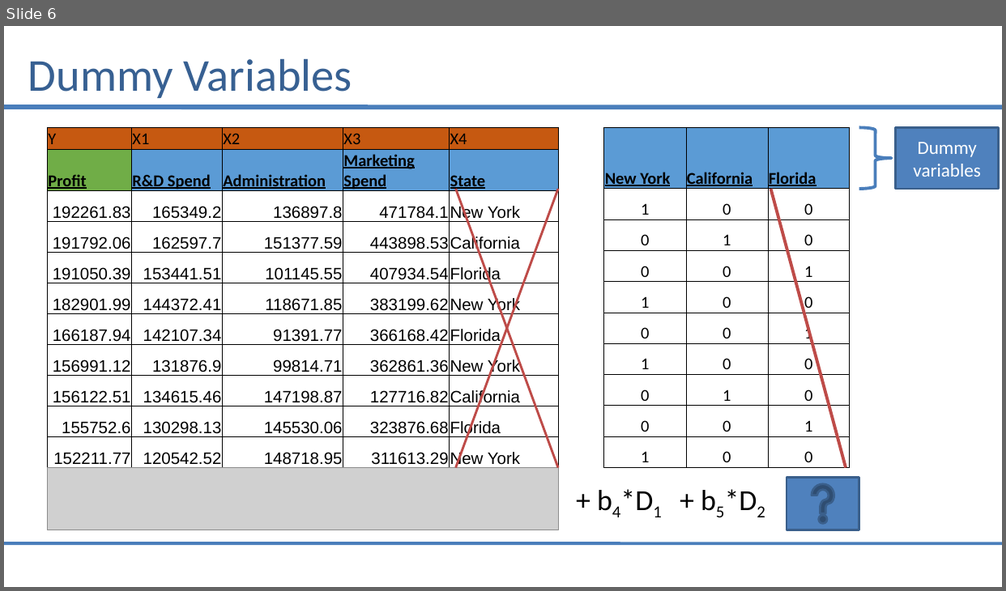
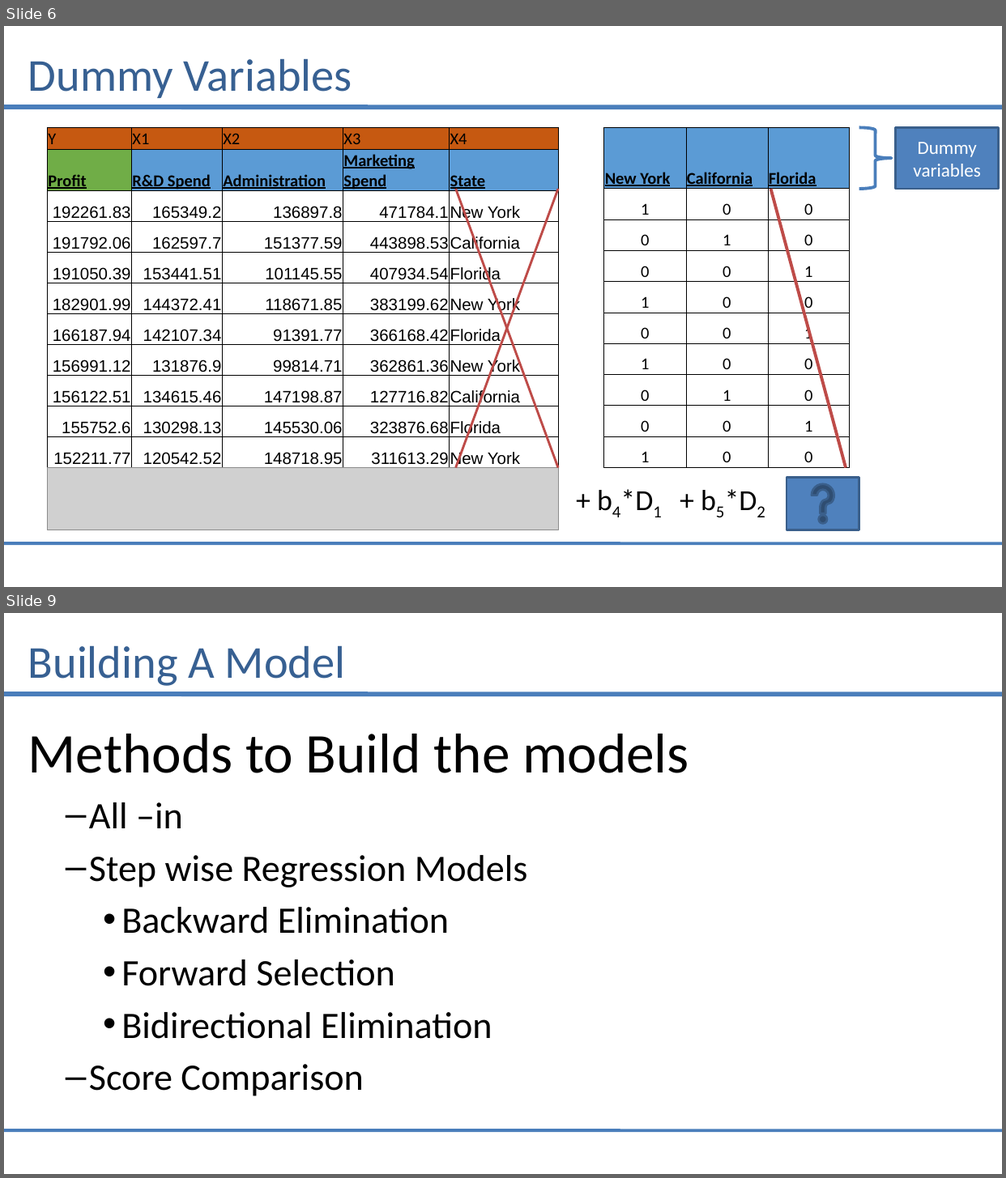
Before and after one commit to saiprasad94/DataSciencePython, a slide deck: Multiple_Linear_Regression/Multiple_linear_Regression.pptx. Shown one above the other, each under a label of ours: slide 6 before the commit, slides 6 and 9 after it; the slides between them are not shown. The pictures are 1006x591 and 1006x1178 pixels, drawn with LibreOffice and Linux fonts; fonts in the diff are those of the drawing; grey boxes stand for pictures. Boxes give left, top, right and bottom in pixels: in the first picture for what was removed or moved away, otherwise in the second. Text is boxed around its words. In the diff, an @@ line names an element or a change of style, - is before the commit and + after.

```diff
--- a/Multiple_Linear_Regression/Multiple_linear_Regression.pptx
+++ b/Multiple_Linear_Regression/Multiple_linear_Regression.pptx
@@ slide 9 added at [4,613,1002,1174], background #FFFFFF; not listed: 2 template elements that a slide beside it also shows @@
@@ title added at [28,645,346,686], 44 pt, text #376092 @@
+Building A Model
@@ text added at [28,734,689,1097], 36 pt, text #000000 @@
+Methods to Build the models
+  – All –in
+  – Step wise Regression Models
+    • Backward Elimination
+    • Forward Selection
+    • Bidirectional Elimination
+  – Score Comparison
```
Also in this commit, not shown: 2 slides changed, 6 other slides added.
